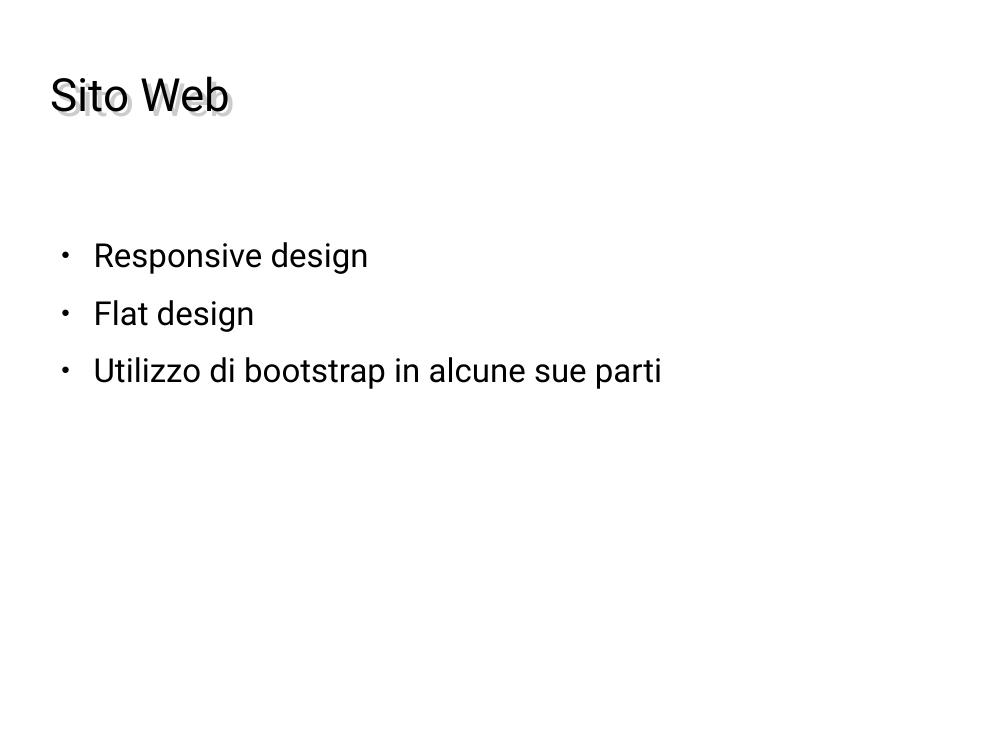
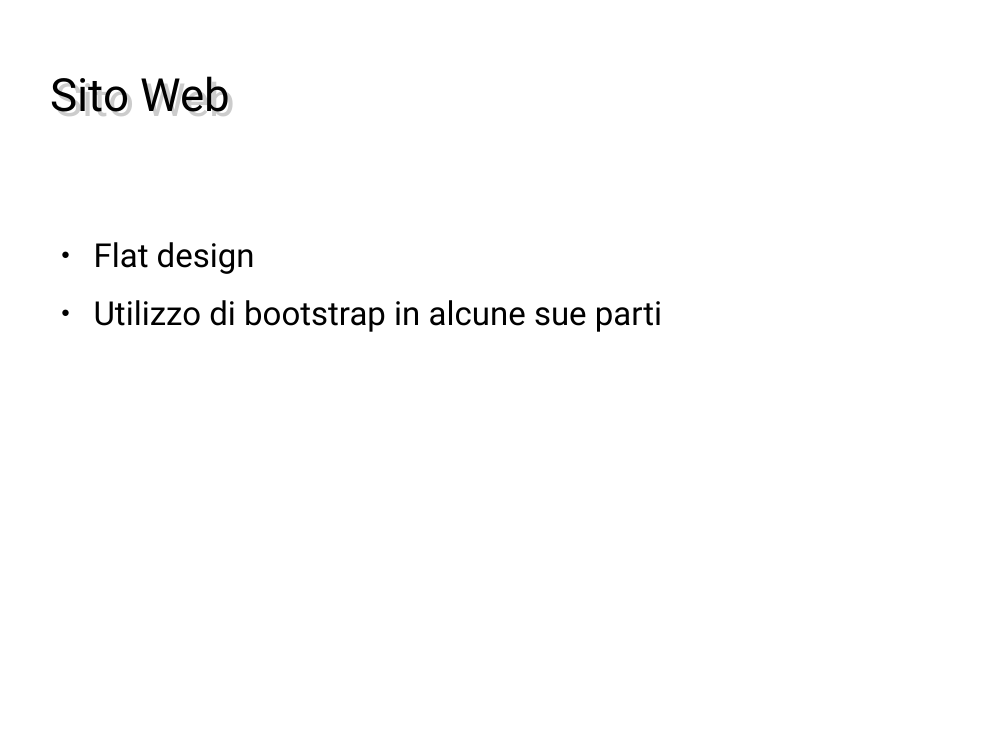
Before and after one commit to PeiPei97/ProgettoMagic, a slide deck: slide 12 of magicscrap.odp (slide 11 before the commit). Drawn at 1008x756 pixels with LibreOffice and Linux fonts; fonts in the diff are those of the drawing; background and template pictures are left out. Boxes give left, top, right and bottom in pixels: in the first picture for what was removed or moved away, otherwise in the second. Text is boxed around its words. In the diff, an @@ line names an element or a change of style, - is before the commit and + after.

```diff
--- a/magicscrap.odp
+++ b/magicscrap.odp
@@ text at [94,242,369,274]: paragraph removed @@
-● Responsive design
```
Also in this commit, not shown: 1 other slide changed, 3 slides added, 1 other file.
